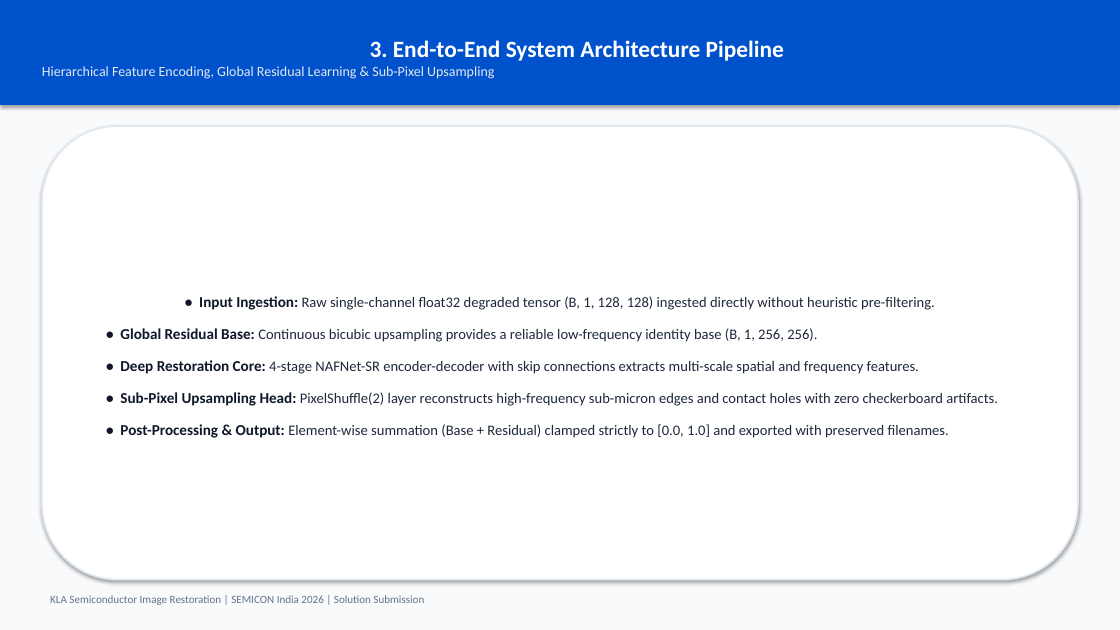
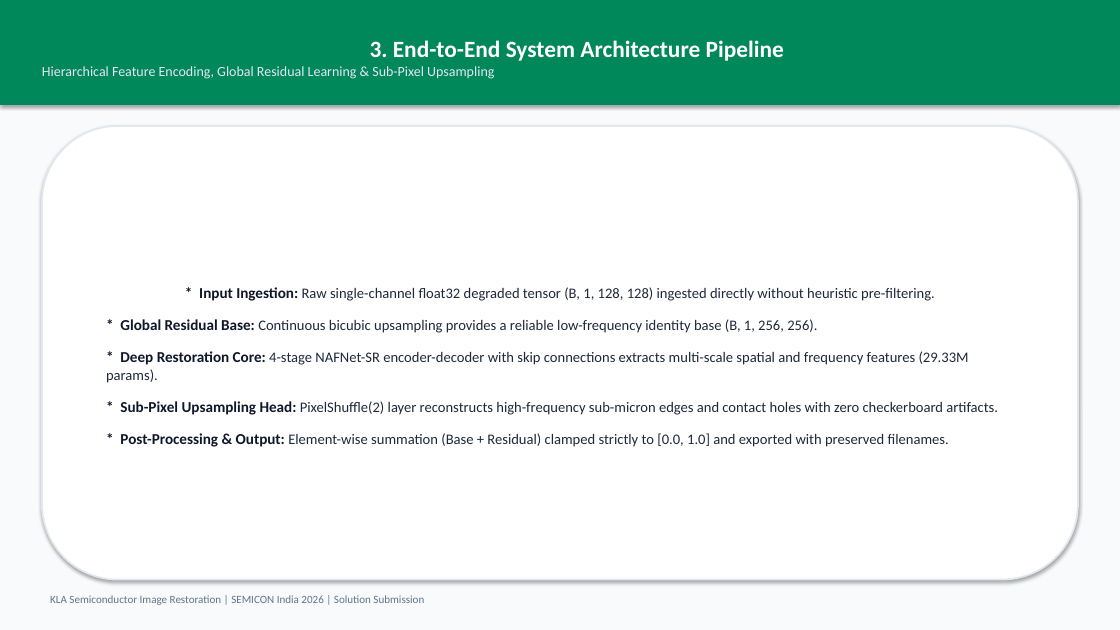
Before and after one commit to Ad1thh/KLA-Semicon-AI-Restoration, a slide deck: slide 4 of solution_presentation.pptx. Drawn at 1120x630 pixels with LibreOffice and Linux fonts; fonts in the diff are those of the drawing. Boxes give left, top, right and bottom in pixels: in the first picture for what was removed or moved away, otherwise in the second. Text is boxed around its words. In the diff, an @@ line names an element or a change of style, - is before the commit and + after.

```diff
--- a/solution_presentation.pptx
+++ b/solution_presentation.pptx
@@ rectangle "3. End-to-End System Architecture Pipeline" at [0,0,1120,105]: fill #0052CC to #00875A @@
@@ text in rounded rectangle at [106,287,998,447]: text changed @@
-• Input Ingestion: Raw single-channel float32 degraded tensor (B, 1, 128, 128) ingested directly without heuristic pre-filtering.
-• Global Residual Base: Continuous bicubic upsampling provides a reliable low-frequency identity base (B, 1, 256, 256).
-• Deep Restoration Core: 4-stage NAFNet-SR encoder-decoder with skip connections extracts multi-scale spatial and frequency features.
-• Sub-Pixel Upsampling Head: PixelShuffle(2) layer reconstructs high-frequency sub-micron edges and contact holes with zero checkerboard artifacts.
-• Post-Processing & Output: Element-wise summation (Base + Residual) clamped strictly to [0.0, 1.0] and exported with preserved filenames.
+* Input Ingestion: Raw single-channel float32 degraded tensor (B, 1, 128, 128) ingested directly without heuristic pre-filtering.
+* Global Residual Base: Continuous bicubic upsampling provides a reliable low-frequency identity base (B, 1, 256, 256).
+* Deep Restoration Core: 4-stage NAFNet-SR encoder-decoder with skip connections extracts multi-scale spatial and frequency features (29.33M params).
+* Sub-Pixel Upsampling Head: PixelShuffle(2) layer reconstructs high-frequency sub-micron edges and contact holes with zero checkerboard artifacts.
+* Post-Processing & Output: Element-wise summation (Base + Residual) clamped strictly to [0.0, 1.0] and exported with preserved filenames.
```
Also in this commit, not shown: 11 other slides changed, 10 other files.
